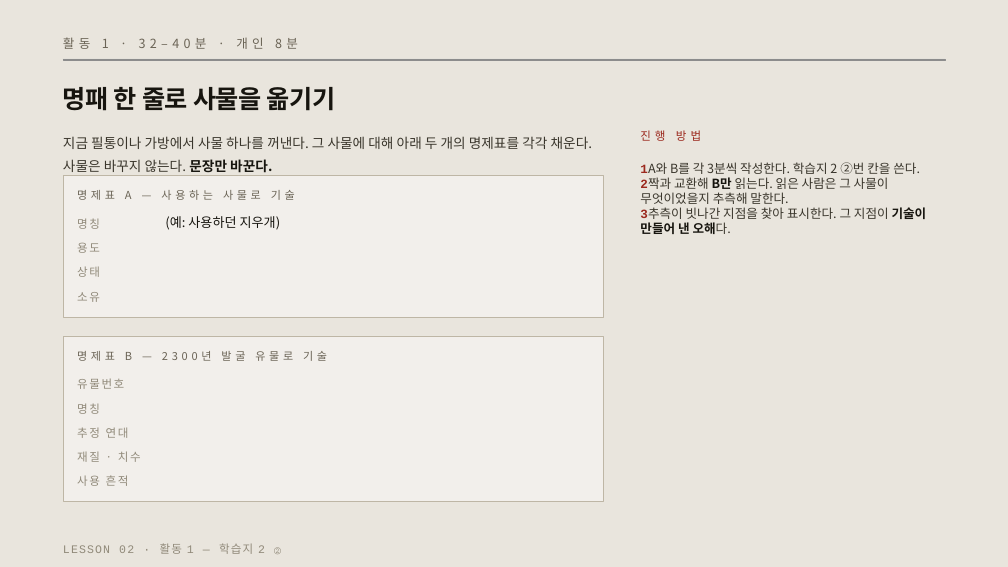
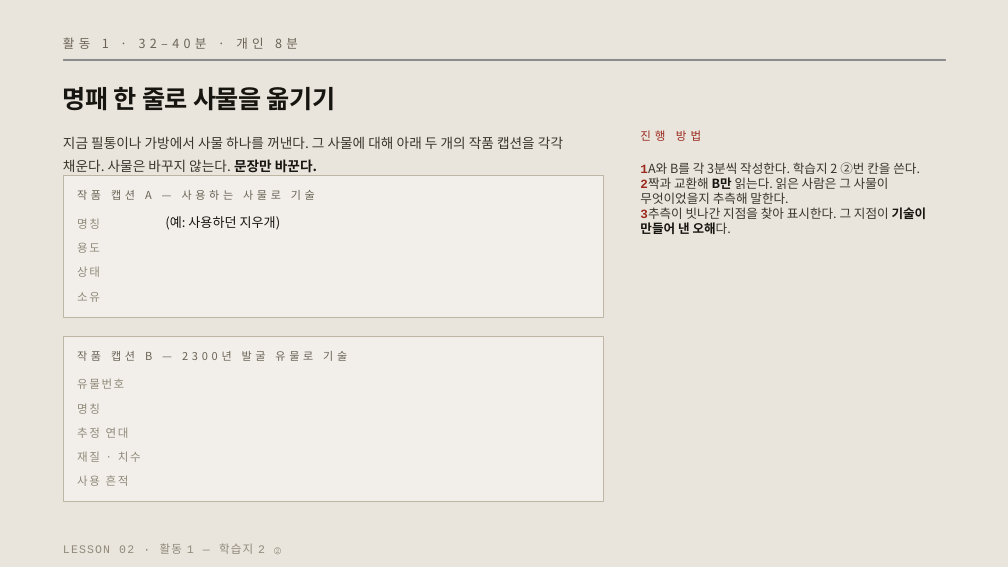
Before and after one commit to miran-artcode/museum, a slide deck: slide 16 of ppt/2차시_학생용_무엇이_미술이_되는가.pptx. Drawn at 1008x567 pixels with LibreOffice and Linux fonts; fonts in the diff are those of the drawing; grey boxes stand for pictures; background and template pictures are left out. Boxes give left, top, right and bottom in pixels: in the first picture for what was removed or moved away, otherwise in the second. Text is boxed around its words. In the diff, an @@ line names an element or a change of style, - is before the commit and + after.

Commit message:
체크포인트 — 캡션 두 장 비교 자료 작업 전 저장

```diff
--- a/ppt/2차시_학생용_무엇이_미술이_되는가.pptx
+++ b/ppt/2차시_학생용_무엇이_미술이_되는가.pptx
@@ text at [63, 136, 563, 176]: text changed @@
-지금 필통이나 가방에서 사물 하나를 꺼낸다. 그 사물에 대해 아래 두 개의 명제표를 각각 채운다. 사물은 바꾸지 않는다. 문장만 바꾼다.
+지금 필통이나 가방에서 사물 하나를 꺼낸다. 그 사물에 대해 아래 두 개의 작품 캡션을 각각 채운다. 사물은 바꾸지 않는다. 문장만 바꾼다.
@@ text at [77, 190, 315, 200]: text changed @@
-명제표 A — 사용하는 사물로 기술
+작품 캡션 A — 사용하는 사물로 기술
@@ text at [77, 351, 347, 361]: text changed @@
-명제표 B — 2300년 발굴 유물로 기술
+작품 캡션 B — 2300년 발굴 유물로 기술
```
Also in this commit, not shown: 11 other slides changed, 40 other files.
